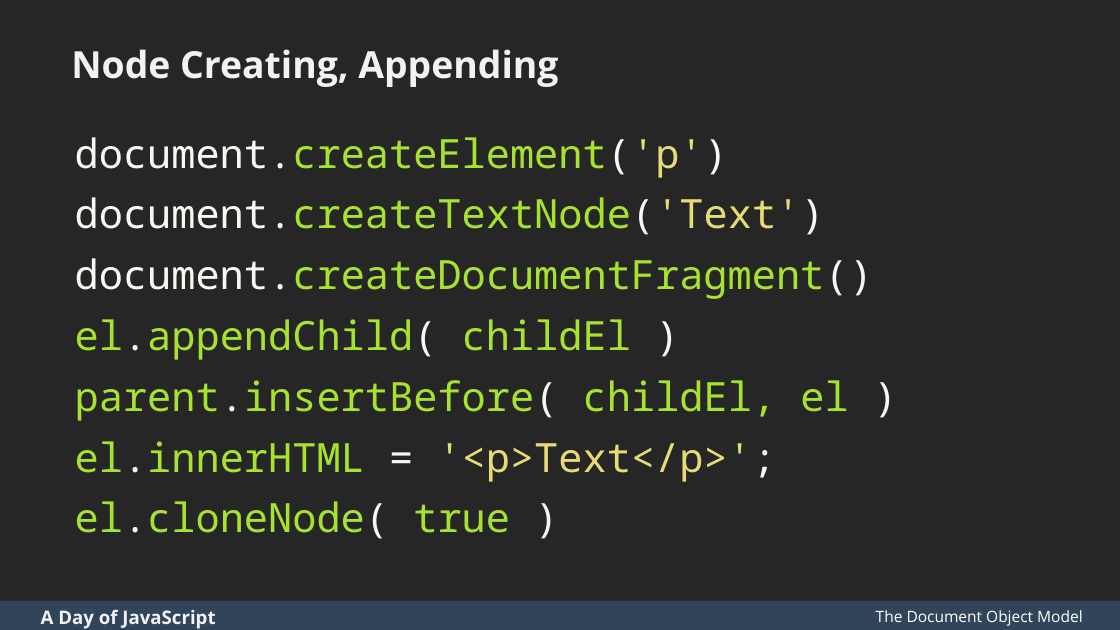
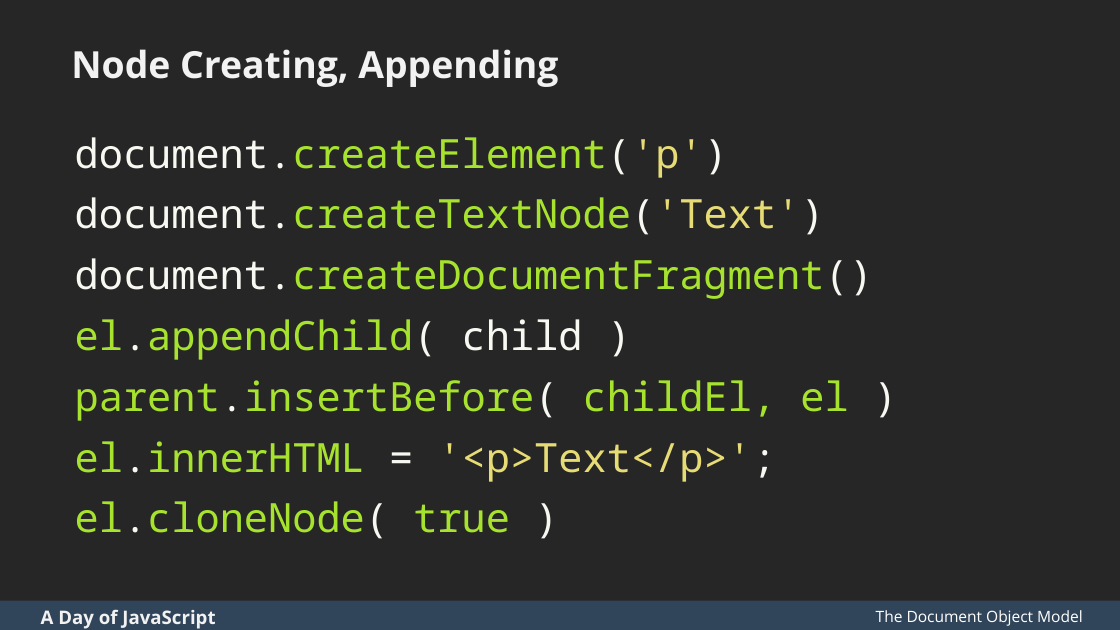
Before and after one commit to zgordon/a-day-of-javascript, a slide deck: slide 55 of A Day of JavaScript Slides.pptx. Drawn at 1120x630 pixels with LibreOffice and Linux fonts; fonts in the diff are those of the drawing. Boxes give left, top, right and bottom in pixels: in the first picture for what was removed or moved away, otherwise in the second. Text is boxed around its words. In the diff, an @@ line names an element or a change of style, - is before the commit and + after.

```diff
--- a/A Day of JavaScript Slides.pptx
+++ b/A Day of JavaScript Slides.pptx
@@ text at (75, 319, 583, 360): text changed @@
-el.appendChild( childEl )
+el.appendChild( child )
```
Also in this commit, not shown: 7 other slides changed, 15 other files.
